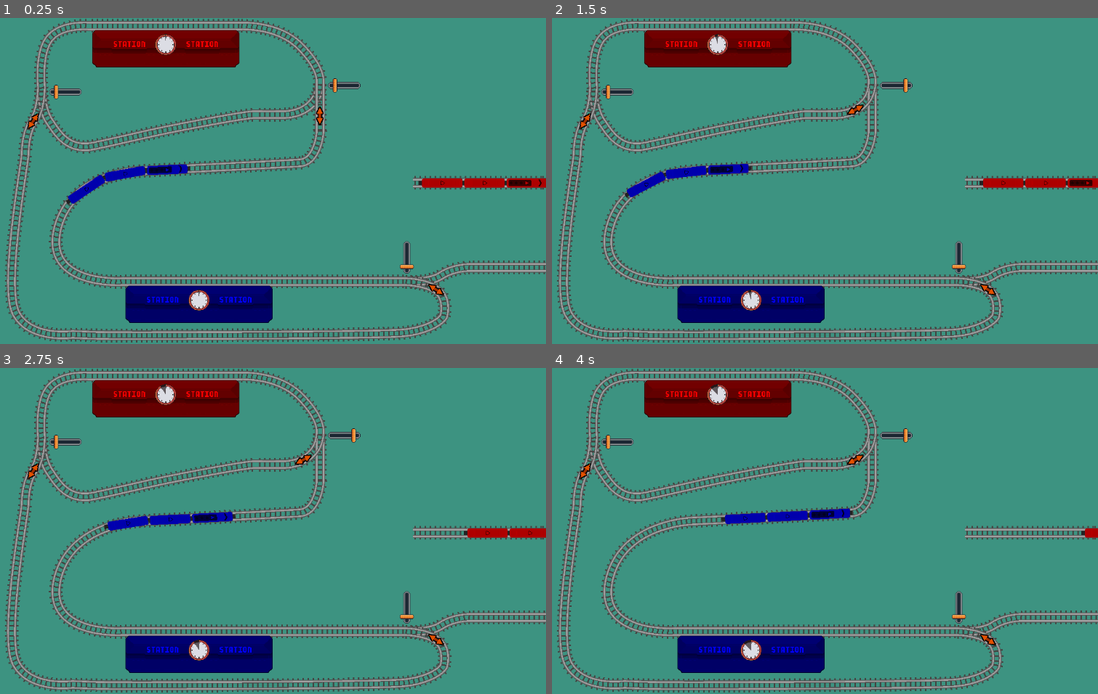
Above: before the commit, frames 1-4 (two rows, left to right).
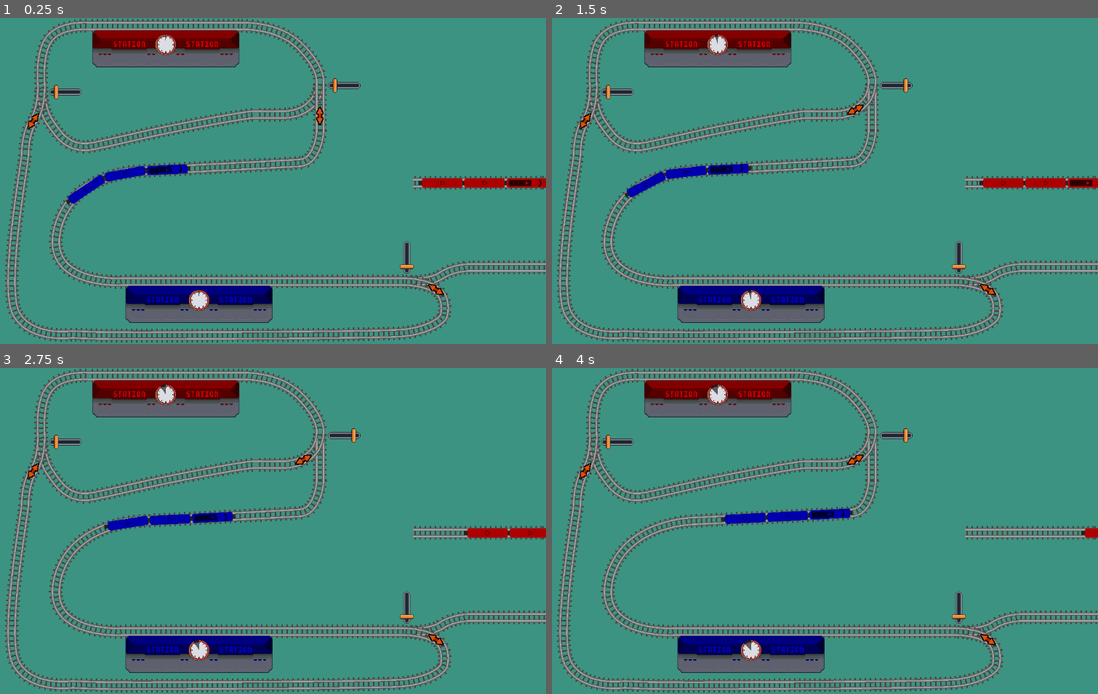
Above: after the commit, the same moments.

Repository: dsg-jam/ld54-game
Game: Godot game, scene res://scenes/test_track_1.tscn
The game is run twice, just before and just after one commit, with the same random seed, the same clock (stepped at 60 frames per second) and the same inputs.
Inputs (mouse positions are in pixels of both pictures, inside the frame that each line leads up to):
- Up to frame 1 (0.25 s): no input
- Up to frame 2 (1.5 s): click (895, 86) at 0.52 s
- Up to frame 3 (2.75 s): hold Space (brake) from 2.03 s (still down)
- Up to frame 4 (4 s): release Space (brake) at 2.78 s

The runs differ from the first frame. In frame 1, 3.3% of the frame differs, in the area x 16-50%, y 3-94%; in frame 2, 3.3%; in frame 3, 3.3%; in frame 4, 3.3%.

Commit message:
improve station itself

Diff:
--- a/prefabs/TrainStation.tscn
+++ b/prefabs/TrainStation.tscn
@@ -1,9 +1,10 @@
-[gd_scene load_steps=12 format=3 uid="uid://ctghq2lknpslx"]
+[gd_scene load_steps=13 format=3 uid="uid://ctghq2lknpslx"]
 
 [ext_resource type="Script" path="res://scripts/TrainStation.gd" id="1_g3ngn"]
 [ext_resource type="PackedScene" uid="uid://d1xy67euifbh6" path="res://prefabs/Track.tscn" id="1_pb151"]
-[ext_resource type="Texture2D" uid="uid://dsknq0gksp7xm" path="res://assets/station_desaturated.png" id="3_e5t1w"]
+[ext_resource type="Texture2D" uid="uid://bc73x8bg86g7f" path="res://assets/station_color_part.png" id="3_okpuv"]
 [ext_resource type="Texture2D" uid="uid://b8ubdw533cysf" path="res://assets/station_clock_under.png" id="4_1axqq"]
+[ext_resource type="Texture2D" uid="uid://bepembms0s704" path="res://assets/station_static.png" id="4_rrfcl"]
 [ext_resource type="Texture2D" uid="uid://c2udkkfuwbis0" path="res://assets/warn.png" id="5_evrpx"]
 [ext_resource type="Texture2D" uid="uid://bqcykde5yiya" path="res://assets/station_clock_progress.png" id="5_iadev"]
 
@@ -73,7 +74,14 @@
 z_index = 10
 position = Vector2(150, 45)
 scale = Vector2(1.15, 1.15)
-texture = ExtResource("3_e5t1w")
+texture = ExtResource("3_okpuv")
+metadata/_edit_lock_ = true
+
+[node name="StationStatic" type="Sprite2D" parent="."]
+z_index = 10
+position = Vector2(150, 45)
+scale = Vector2(1.15, 1.15)
+texture = ExtResource("4_rrfcl")
 metadata/_edit_lock_ = true
 
 [node name="TextureProgressBar" type="TextureProgressBar" parent="."]
Binary file added: assets/station_color_part.png
Not shown, added: assets/station_color_part.png.import
Binary file removed: assets/station_desaturated.png
Binary file added: assets/station_static.png
Not shown, changed: assets/station_static.png.import
